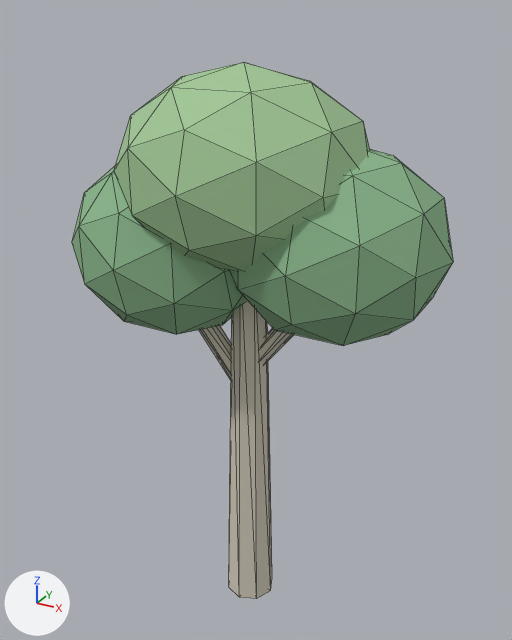
An edit to the glTF model public/assets/voxel/nature/production/tree-young-a.glb, drawn before and after from the same camera.
One viewpoint serves both versions: a 50 mm lens placed at (1.9, -3.37, 3.72), pointed at (0.0, 0.07, 2.0). Arrows for +X, +Y and +Z are at lower left; the lights stay in place. The picture after the commit comes second. Mesh edges are drawn as thin lines. Where no turn or scale is listed for an object, it has been applied to the vertices.

Names of what the first picture shows: 'BranchLeft', 'BranchRight', 'Canopy_1', 'Canopy_2', 'Canopy_3', 'Trunk'.
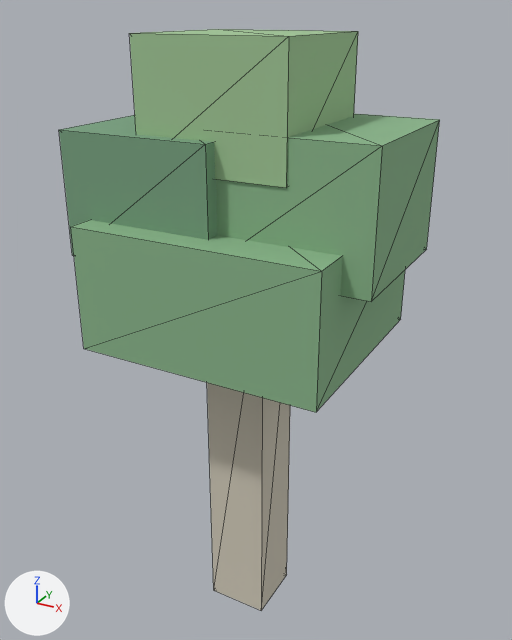
Changed parts and their boxes (x1, y1, x2, y2) in the pictures (512 x 640 px):
'Canopy_Low', added (green)
    after: (71, 220, 405, 412)
'Canopy_3', deleted (green)
    before: (114, 62, 370, 271)
'Canopy_Cap', added (green)
    after: (130, 29, 358, 188)
'Canopy_2', deleted (green)
    before: (229, 149, 453, 346)
'Canopy_Right', added (green)
    after: (216, 114, 440, 301)
'Trunk', reshaped
    before: (229, 299, 272, 599)
    after: (207, 383, 290, 611)
'Canopy_Left', added (green)
    after: (59, 115, 218, 256)
'Canopy_1', deleted (green)
    before: (72, 166, 246, 334)
'BranchLeft', deleted
    before: (199, 326, 231, 380)
'BranchRight', deleted
    before: (260, 328, 293, 363)

The edits, one by one:
In material 'PB1_LeafMid' (mat_pb1_leafmid), roughness goes from 0.86 to 0.88.
In material 'PB1_LeafLight' (mat_pb1_leaflight), roughness goes from 0.84 to 0.86.
Material 'PB1_LeafDark' (mat_pb1_leafdark) is new.
Its base color is (0.188, 0.361, 0.216) (greyish green #78a280).
Its roughness is 0.9.
me_trunk_mesh is used by ob_trunk; location (0.0, 0.0, 0.0).
me_trunk_mesh had 18 vertices, 32 faces and spanned x -0.16..0.16, y -0.16..0.16, z 0.0..2.45.
me_trunk_mesh now has 8 vertices, 12 faces and spans x -0.19..0.19, y -0.19..0.19, z 0.0..2.45.
me_trunk_mesh part 1: the whole mesh is rebuilt.
Mesh me_canopy_cap_mesh is new.
It is a box spanning x -0.43..0.43, y -0.41..0.41, z 2.95..3.61.
It uses material mat_pb1_leaflight (its picture is missing).
Mesh me_canopy_right_mesh is new.
It is a box spanning x -0.04..0.88, y -0.4..0.5, z 2.46..3.18.
It uses material mat_pb1_leafmid (its picture is missing).
Mesh me_canopy_left_mesh is new.
It is a box spanning x -0.88..0.04, y -0.49..0.41, z 2.43..3.13.
It uses material mat_pb1_leafdark (its picture is missing).
Mesh me_canopy_low_mesh is new.
It is a box spanning x -0.725..0.725, y -0.64..0.64, z 1.94..2.66.
It uses material mat_pb1_leafmid (its picture is missing).
Object 'BranchLeft' (ob_branchleft) is deleted.
Object 'BranchRight' (ob_branchright) is deleted.
Object 'Canopy_1' (ob_canopy_1) is deleted.
Object 'Canopy_2' (ob_canopy_2) is deleted.
Object 'Canopy_3' (ob_canopy_3) is deleted.
Object 'Canopy_Cap' (ob_canopy_cap) is new; it shows me_canopy_cap_mesh.
Its location is (0.0, 0.0, 0.0).
Object 'Canopy_Right' (ob_canopy_right) is new; it shows me_canopy_right_mesh.
Its location is (0.0, 0.0, 0.0).
Object 'Canopy_Left' (ob_canopy_left) is new; it shows me_canopy_left_mesh.
Its location is (0.0, 0.0, 0.0).
Object 'Canopy_Low' (ob_canopy_low) is new; it shows me_canopy_low_mesh.
Its location is (0.0, 0.0, 0.0).
